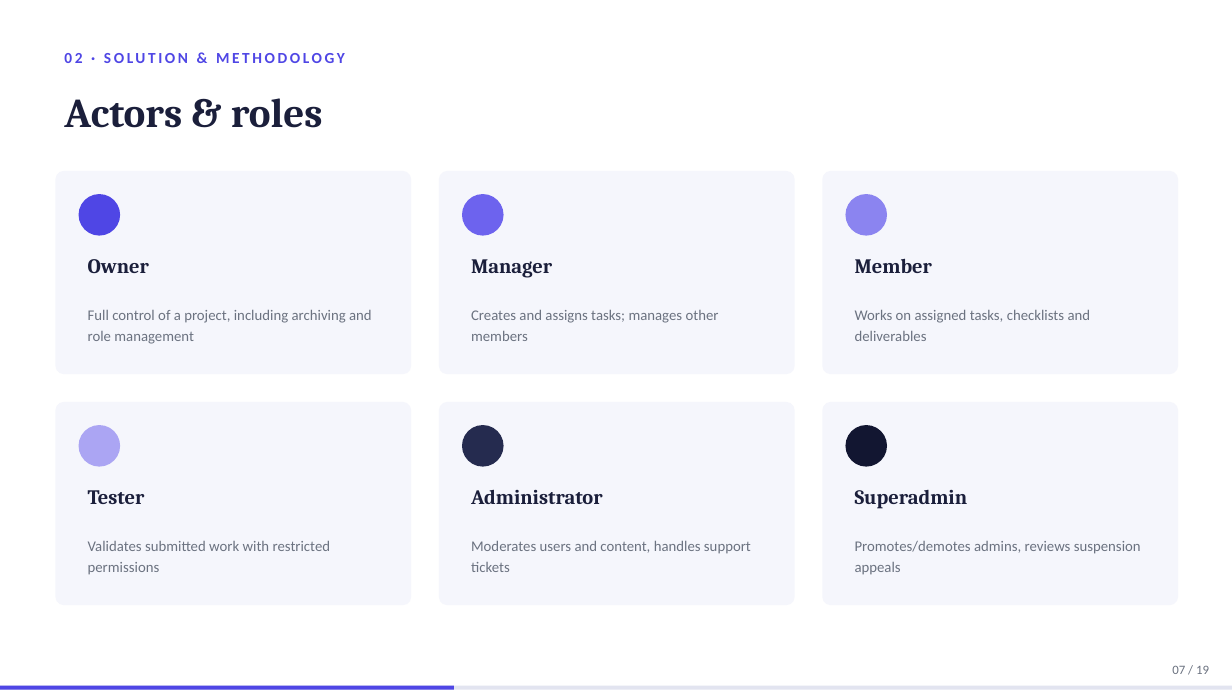
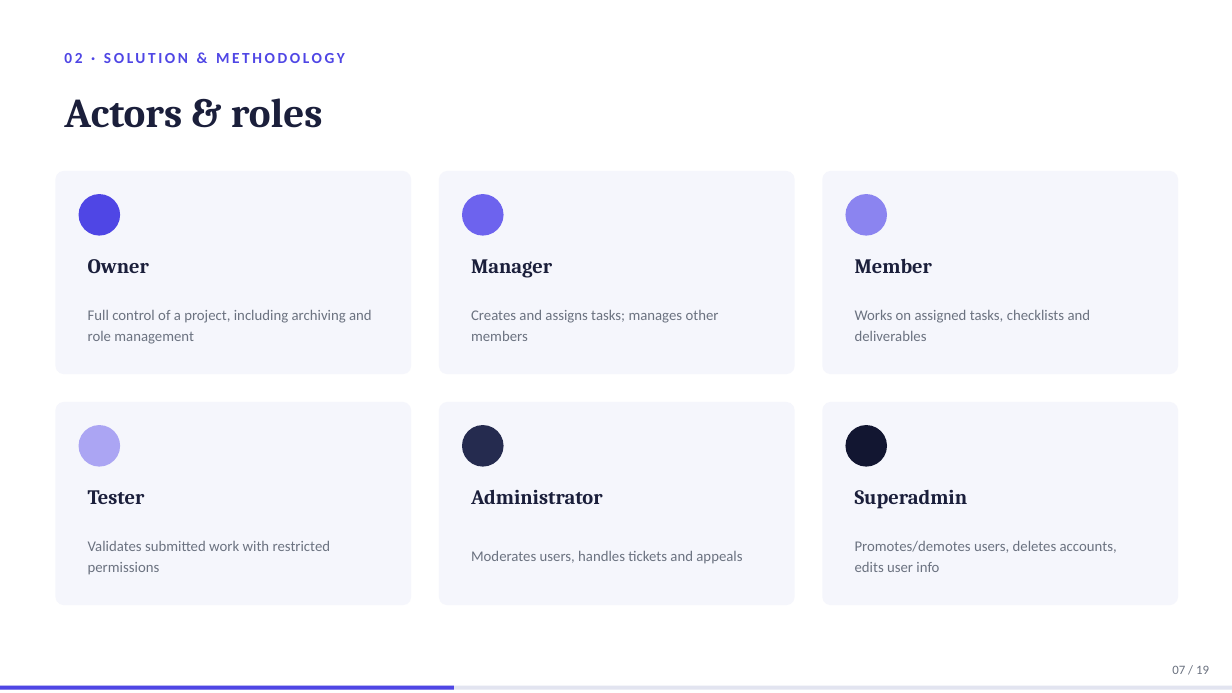
Before and after one commit to domdomxy/synkro, a slide deck: slide 7 of report and presentation/Synkro_PFA_Defense.pptx. Drawn at 1232x693 pixels with LibreOffice and Linux fonts; fonts in the diff are those of the drawing. Boxes give left, top, right and bottom in pixels: in the first picture for what was removed or moved away, otherwise in the second. Text is boxed around its words. In the diff, an @@ line names an element or a change of style, - is before the commit and + after.

```diff
--- a/report and presentation/Synkro_PFA_Defense.pptx
+++ b/report and presentation/Synkro_PFA_Defense.pptx
@@ text at [471, 551, 742, 563]: text changed @@
-Moderates users and content, handles support tickets
+Moderates users, handles tickets and appeals
@@ text at [855, 541, 1117, 572]: text changed @@
-Promotes/demotes admins, reviews suspension appeals
+Promotes/demotes users, deletes accounts, edits user info
```
Also in this commit, not shown: 1 other slide changed, 2 other files.
